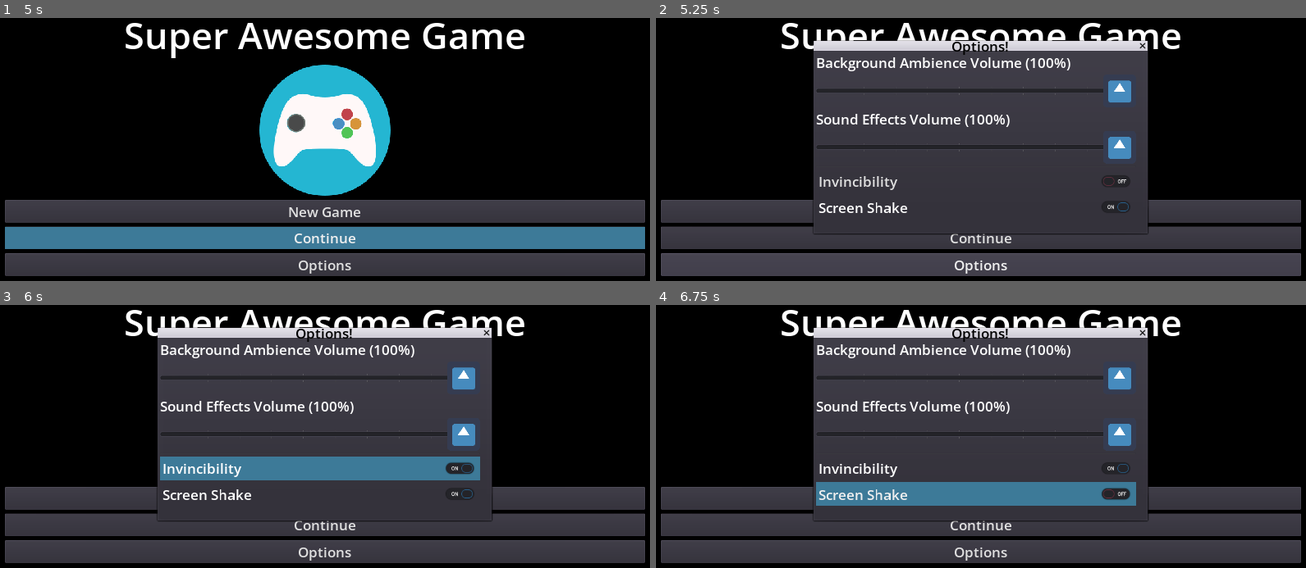
Above: before the commit, frames 1-4 (two rows, left to right).
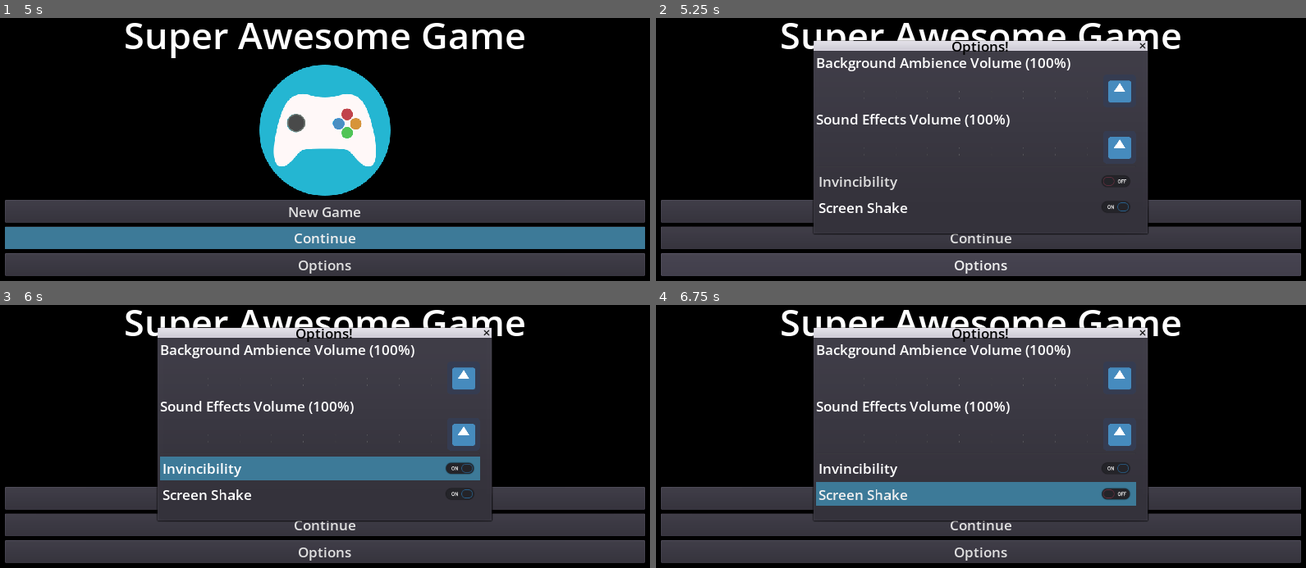
Above: after the commit, the same moments.

Repository: nightblade9/turbo
Game: Godot game, scene res://contexts/pregame/scenes/GameLoaderScene.tscn
Same seed, same stepped clock (60 frames per second), same inputs: the game is played once before the commit and once after it. The engine's default icon, where the game draws it, is replaced by a stand-in: a white triangle on a blue panel in a dark square.
Inputs:
- Up to frame 1 (5 s): click "New Game" at 0.5 s; click "New Game" at 1.25 s; click "Continue" at 2 s; click "Continue" at 2.75 s; click "New Game" at 3.5 s; click "Continue" at 4.25 s
- Up to frame 2 (5.25 s): click "Options" at 5 s
- Up to frame 3 (6 s): click "Invincibility" at 5.75 s
- Up to frame 4 (6.75 s): click "Screen Shake" at 6.5 s

Frame 1 is identical in both runs. In frame 2, 0.8% of the frame differs, in the area x 24-69%, y 26-53%; in frame 3, 0.8%; in frame 4, 0.8%.

Commit message:
CheckedButtons highlight well, shared style.

Diff:
--- a/source/theme/GlobalTheme.tres
+++ b/source/theme/GlobalTheme.tres
@@ -5,3 +5,5 @@
 
 [resource]
 Button/styles/focus = SubResource( 1 )
+CheckButton/styles/focus = SubResource( 1 )
+HSlider/styles/slider = SubResource( 1 )
